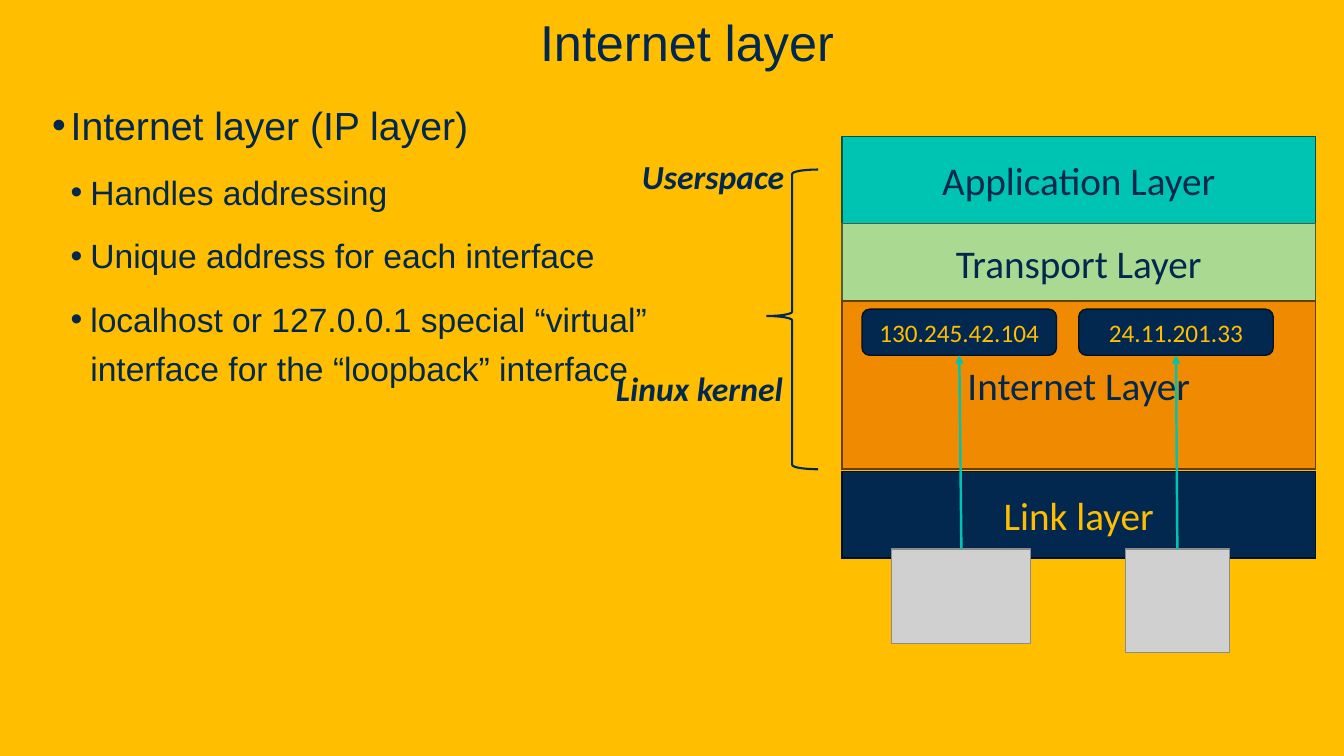
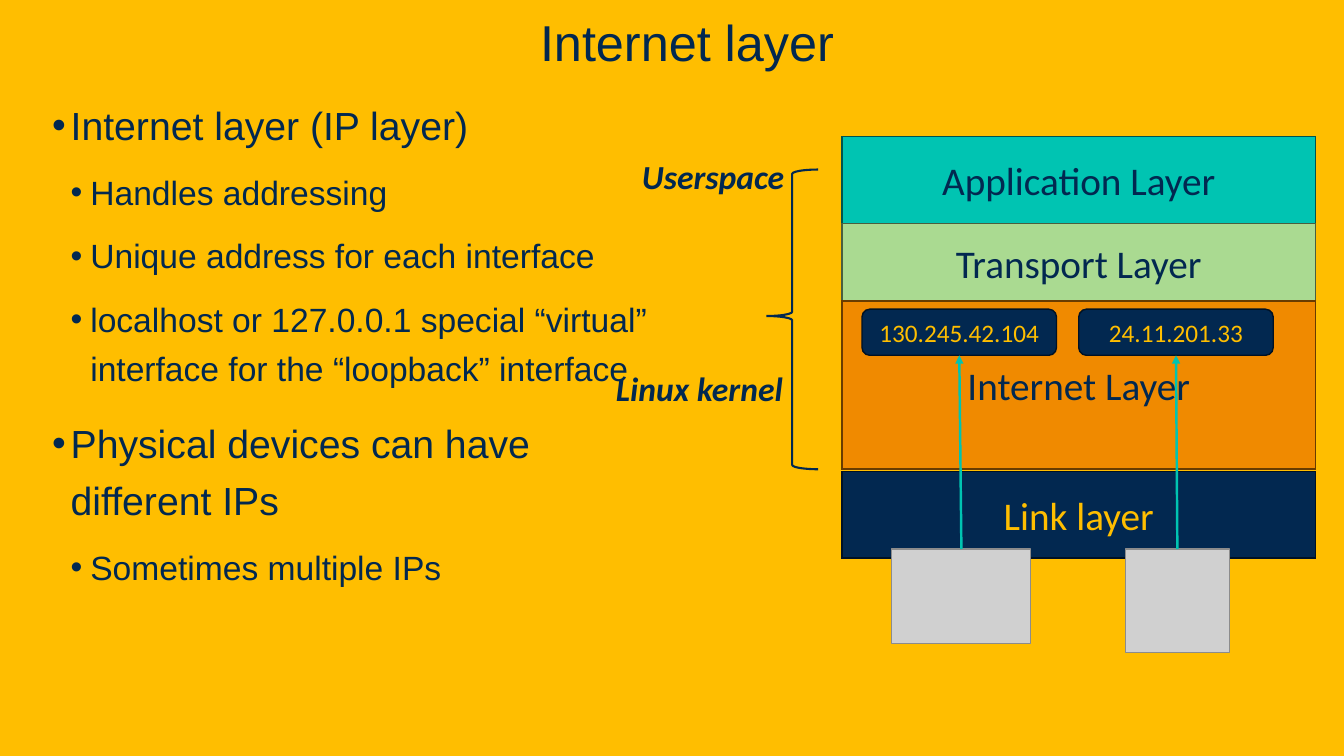
Before and after one commit to davsec-teaching/ecs160-f25, a slide deck: slide 7 of slides/3_networking_fundamentals.pptx (slide 5 before the commit). Drawn at 1344x756 pixels with LibreOffice and Linux fonts; fonts in the diff are those of the drawing; grey boxes stand for pictures; background and template pictures are left out. Boxes give left, top, right and bottom in pixels: in the first picture for what was removed or moved away, otherwise in the second. Text is boxed around its words. In the diff, an @@ line names an element or a change of style, - is before the commit and + after.

```diff
--- a/slides/3_networking_fundamentals.pptx
+++ b/slides/3_networking_fundamentals.pptx
@@ text at [71,429,530,587]: paragraphs added @@
+• Physical devices can have different IPs
+  • Sometimes multiple IPs
```
Also in this commit, not shown: 3 other slides changed, 2 slides added, 1 other file.
